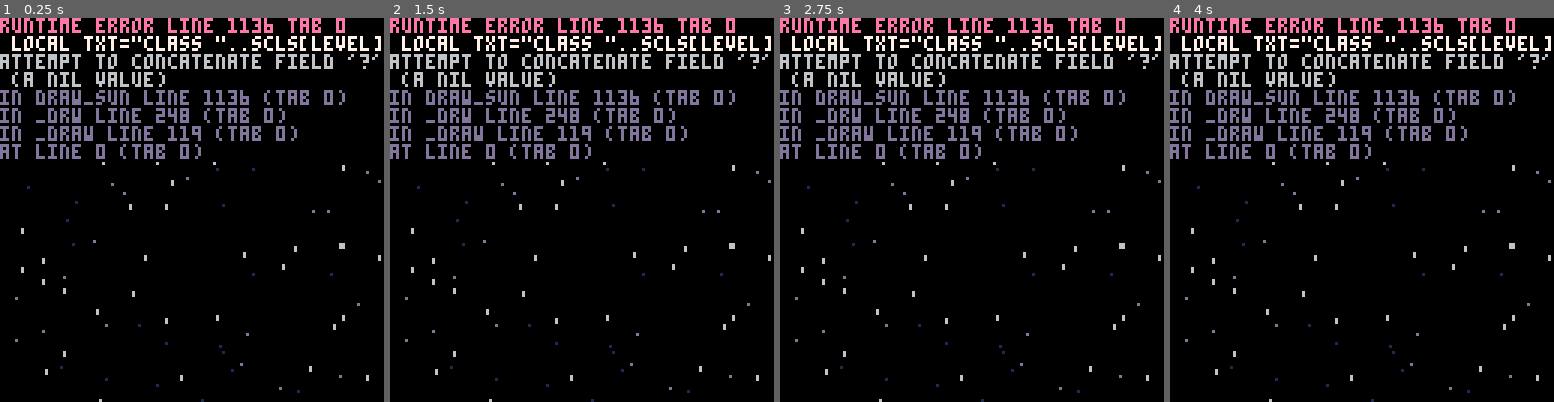
Above: before the commit, frames 1-4 (left to right).
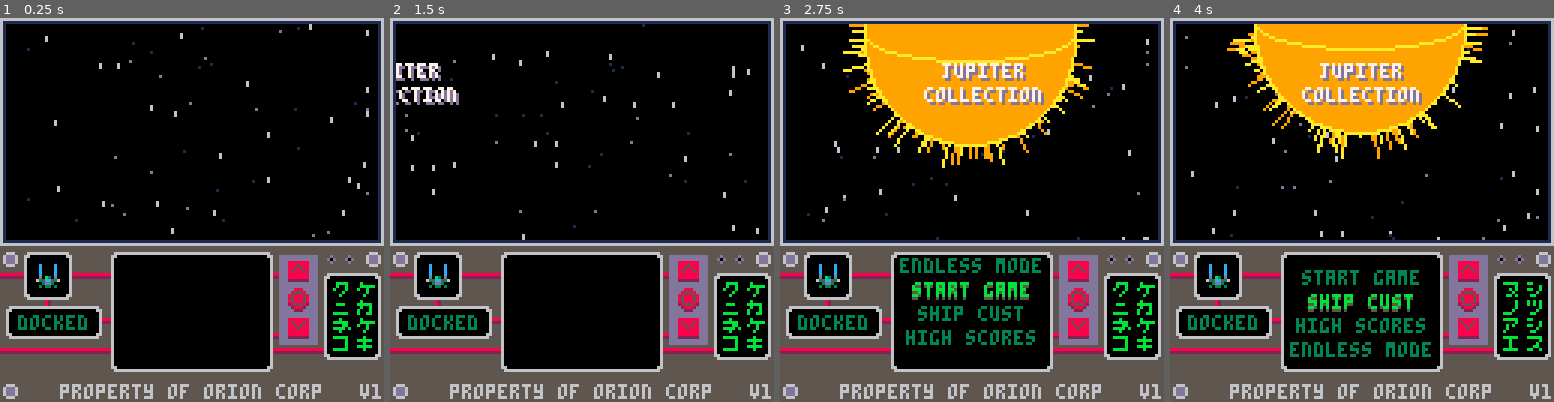
Above: after the commit, the same moments.

Repository: jacobneal65/drop-p8
Game: PICO-8 cartridge drop.p8
Two runs of this game, one before a commit and one after it. Both use one fixed random seed, a clock stepped at 60 frames per second and the inputs below.
Inputs:
- Up to frame 1 (0.25 s): no input
- Up to frame 2 (1.5 s): tap X (X key) at 0.33, 1.07 s; tap O (Z key) at 0.7 s
- Up to frame 3 (2.75 s): hold Right 1.6-2.1 s; tap O (Z key) at 1.7, 2.1, 2.5 s; tap X (X key) at 1.85 s; hold Up 2.15-2.42 s; hold Right from 2.47 s (still down)
- Up to frame 4 (4 s): tap O (Z key) at 2.9, 3.3, 3.7 s; tap X (X key) at 2.97 s; release Right at 3.03 s; hold Left 3.08-3.58 s; hold Down 3.63-3.97 s

The runs differ from the first frame. In frame 1, 38% of the frame differs, in the area x 0-100%, y 0-100%; in frame 2, 38%; in frame 3, 52%; in frame 4, 50%.
Error before the commit: runtime error line 1136 tab 0; local txt="class "..scls[level]; attempt to concatenate field '?' (a nil value)

Commit message:
small change

Diff:
--- a/drop.p8
+++ b/drop.p8
@@ -6,7 +6,7 @@
 --by olivander65
 function _init()
 	v="1"
-	level=4
+	level=1
 	wave=1
 	t=0
 	debug={""}
